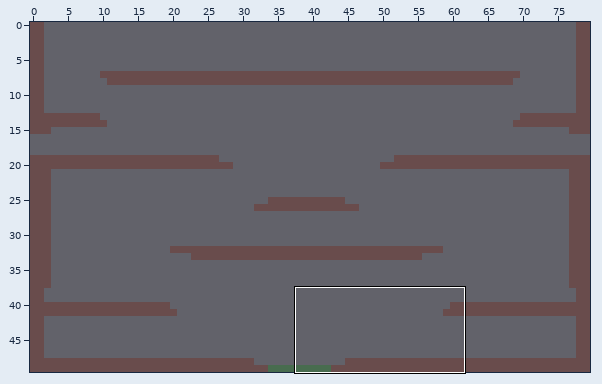
One commit to this Tiled map (JSON): www/assets/maps/test-map.json. Above: a wide view before the commit, with the close-up outlined.
Close-up. Before the commit:
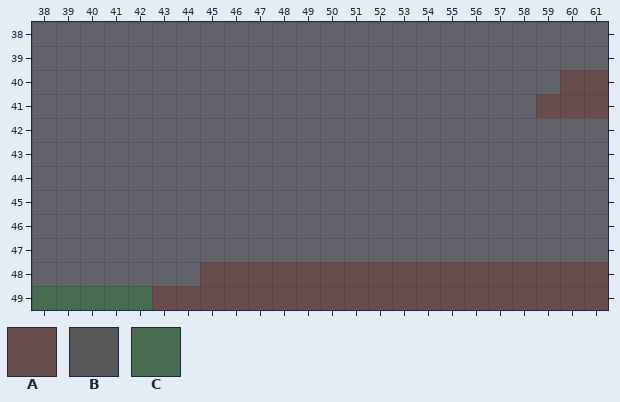
Cells are 16x16 px. Shown: x 38..61, y 38..49. The commit also changed other parts of the map, which this record leaves out.
Key: from "tileset": A 1, B 25, C 28.
_ is an empty cell.
Layer "main" before, first column x 38:
38 ________________________
39 ________________________
40 ______________________BB
41 _____________________BBB
42 ________________________
43 ________________________
44 ________________________
45 ________________________
46 ________________________
47 ________________________
48 _______BBBBBBBBBBBBBBBBB
49 _____BBBBBBBBBBBBBBBBBBB
Layer "collision-wall" before, first column x 38:
38 ________________________
39 ________________________
40 ______________________AA
41 _____________________AAA
42 ________________________
43 ________________________
44 ________________________
45 ________________________
46 ________________________
47 ________________________
48 _______AAAAAAAAAAAAAAAAA
49 _____AAAAAAAAAAAAAAAAAAA
The same view after the edit:
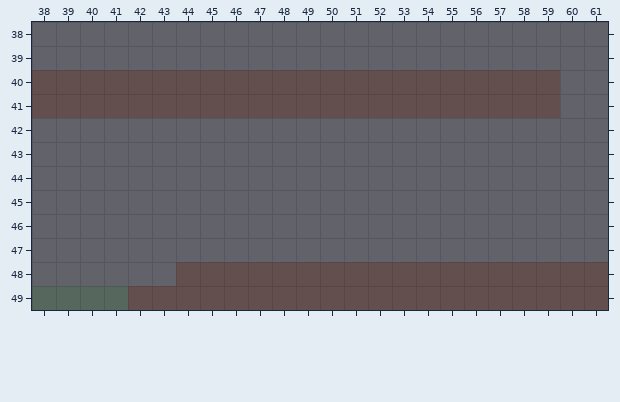
See-through tiles are keyed as they look on the map.
Edits made:
Changed rows in their new state; . is an unchanged cell.
layer "collision-wall" opacity 19% -> 14%
layer "collision-gate" opacity 30% -> 14%
Layer "main":
first column x 38:
40 BBBBBBBBBBBBBBBBBBBBBB__
41 BBBBBBBBBBBBBBBBBBBBB.__
first column x 42:
48 ..B
49 B..
Layer "collision-wall":
first column x 38:
40 AAAAAAAAAAAAAAAAAAAAAA__
41 AAAAAAAAAAAAAAAAAAAAA.__
first column x 42:
48 ..A
49 A..
Layer "collision-gate":
first column x 42:
49 _
